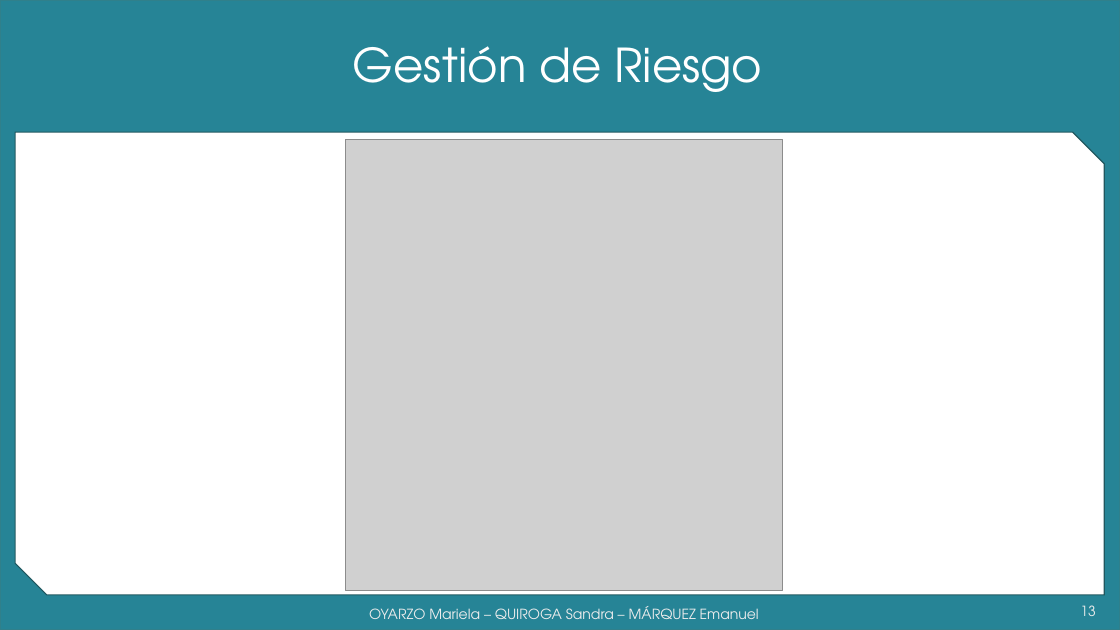
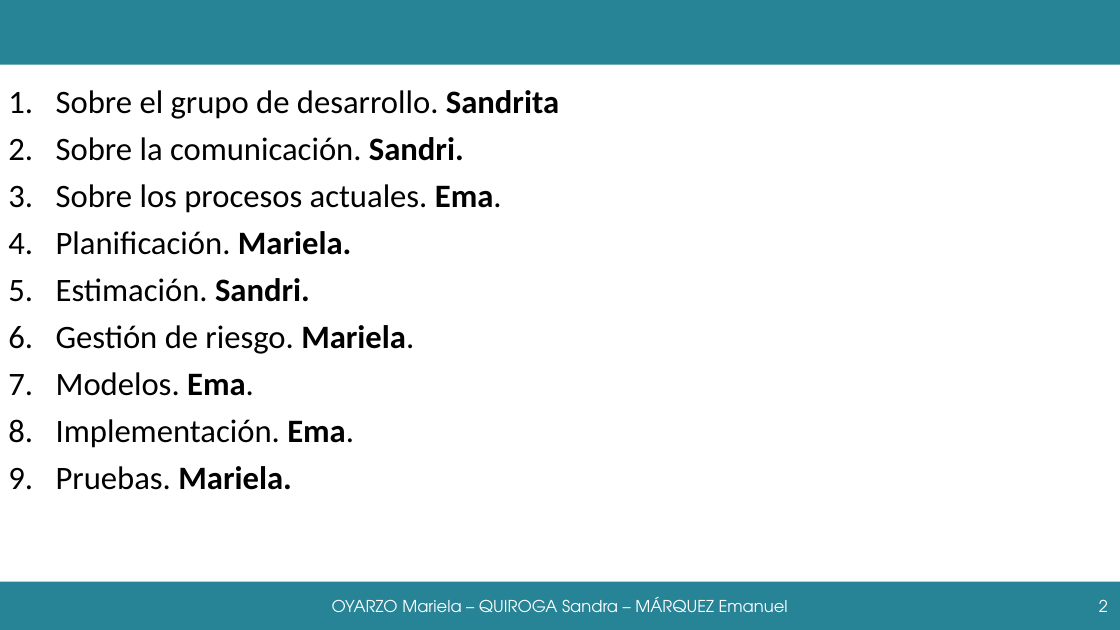
Before and after one commit to grupoyenu/yenu, a slide deck: slide 2 of 08. Presentaciones/Presentación 11.pptx (slide 13 before the commit). Drawn at 1120x630 pixels with LibreOffice and Linux fonts; fonts in the diff are those of the drawing; grey boxes stand for pictures; background and template pictures are left out. Boxes give left, top, right and bottom in pixels: in the first picture for what was removed or moved away, otherwise in the second. Text is boxed around its words. In the diff, an @@ line names an element or a change of style, - is before the commit and + after.

```diff
--- a/08. Presentaciones/Presentación 11.pptx
+++ b/08. Presentaciones/Presentación 11.pptx
@@ background #F2F2F2 to #FFFFFF @@
@@ rectangle removed at (0,0,1120,630) @@
@@ rectangle added at (0,0,1120,65), fill #268496 @@
@@ title removed at (353,46,762,92) @@
-Gestión de Riesgo
@@ text added at (56,90,559,490), 28 pt, text #000000 @@
+1. Sobre el grupo de desarrollo. Sandrita
+2. Sobre la comunicación. Sandri.
+3. Sobre los procesos actuales. Ema.
+4. Planificación. Mariela.
+5. Estimación. Sandri.
+6. Gestión de riesgo. Mariela.
+7. Modelos. Ema.
+8. Implementación. Ema.
+9. Pruebas. Mariela.
@@ snip diag rect removed at (15,132,1105,595) @@
@@ picture removed at (346,139,783,590) @@
@@ rectangle added at (0,581,1120,630), fill #268496 @@
@@ text "OYARZO Mariela – QUIROGA Sandra ...": place and size @@
-text "OYARZO Mariela – QUIROGA Sandra ..." at (369,606,759,619)
+text "OYARZO Mariela – QUIROGA Sandra ..." at (332,597,788,612)
@@ text "OYARZO Mariela – QUIROGA Sandra ..." at (332,597,788,612): size 12 to 14 pt, text colour gradient #9E9E9E to #EDEDED to #FFFFFF to #FFFFFF @@
@@ page number added at (1099,599,1108,612), 14 pt, text #FFFFFF @@
+2
@@ page number removed at (1080,605,1095,616) @@
-13
```
Also in this commit, not shown: 11 other slides changed, 1 other file.
